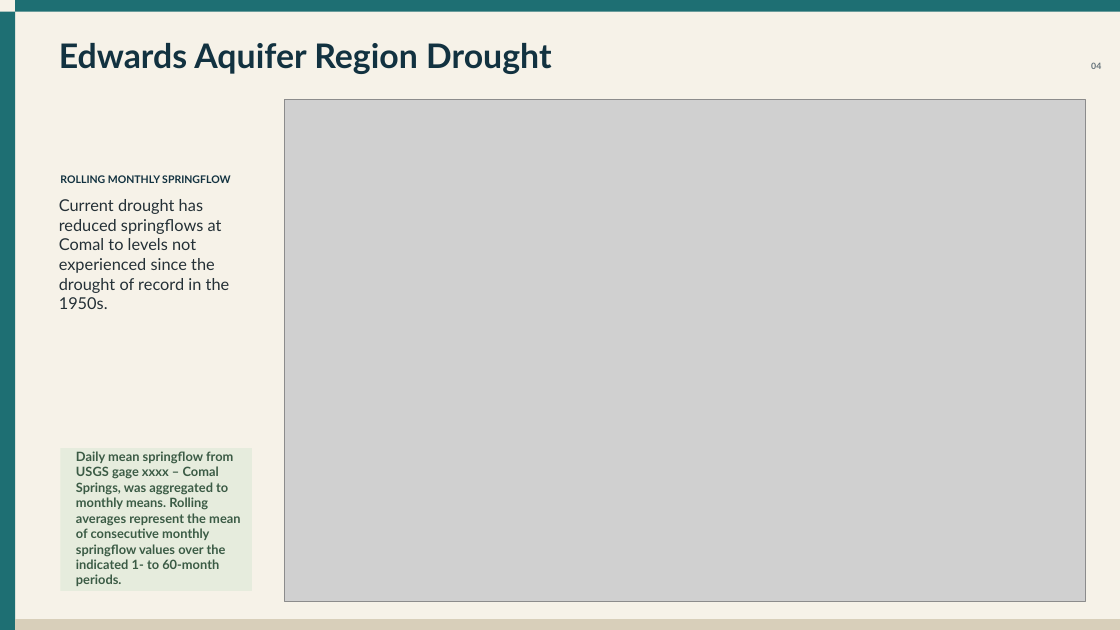
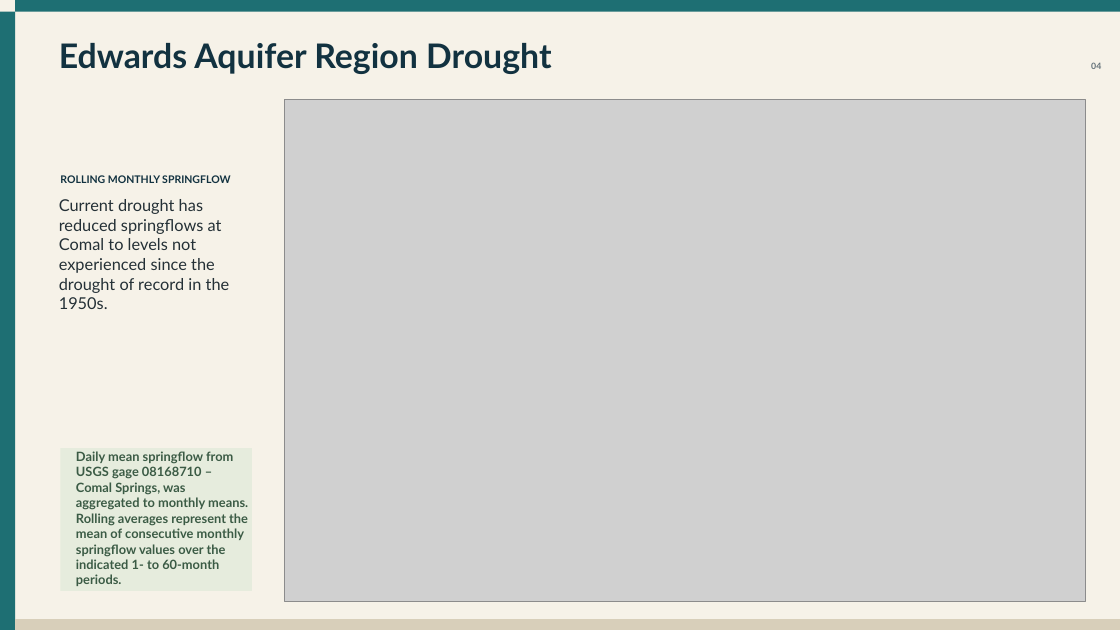
Before and after one commit to cfurl/EAHCP-Fall-2026-Sci-Comm, a slide deck: slide 2 of Comal_mgt_presentation/EAHCP_Landa_Lake.pptx. Drawn at 1120x630 pixels with LibreOffice and Linux fonts; fonts in the diff are those of the drawing; grey boxes stand for pictures. Boxes give left, top, right and bottom in pixels: in the first picture for what was removed or moved away, otherwise in the second. Text is boxed around its words. In the diff, an @@ line names an element or a change of style, - is before the commit and + after.

```diff
--- a/Comal_mgt_presentation/EAHCP_Landa_Lake.pptx
+++ b/Comal_mgt_presentation/EAHCP_Landa_Lake.pptx
@@ text at bbox=[76, 451, 248, 586]: text changed @@
-Daily mean springflow from USGS gage xxxx – Comal Springs, was aggregated to monthly means. Rolling averages represent the mean of consecutive monthly springflow values over the indicated 1- to 60-month periods.
+Daily mean springflow from USGS gage 08168710 – Comal Springs, was aggregated to monthly means. Rolling averages represent the mean of consecutive monthly springflow values over the indicated 1- to 60-month periods.
```
Also in this commit, not shown: 13 other slides changed, 1 slide added, 14 slides removed, 5 other files.
